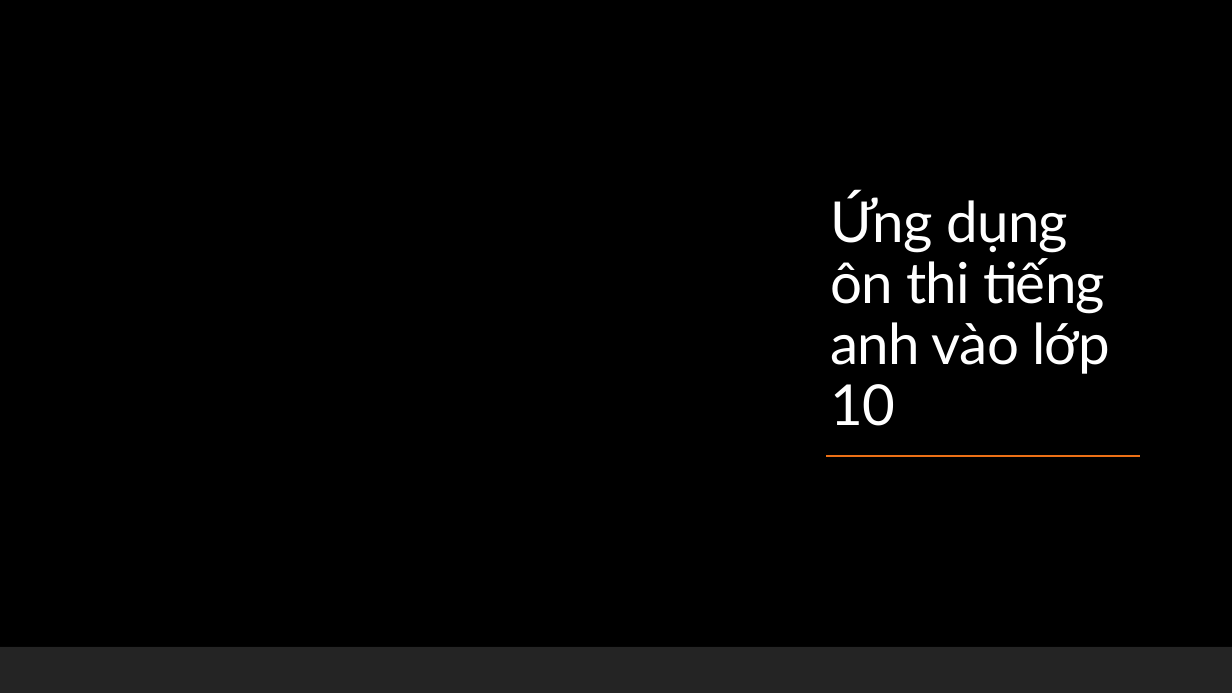
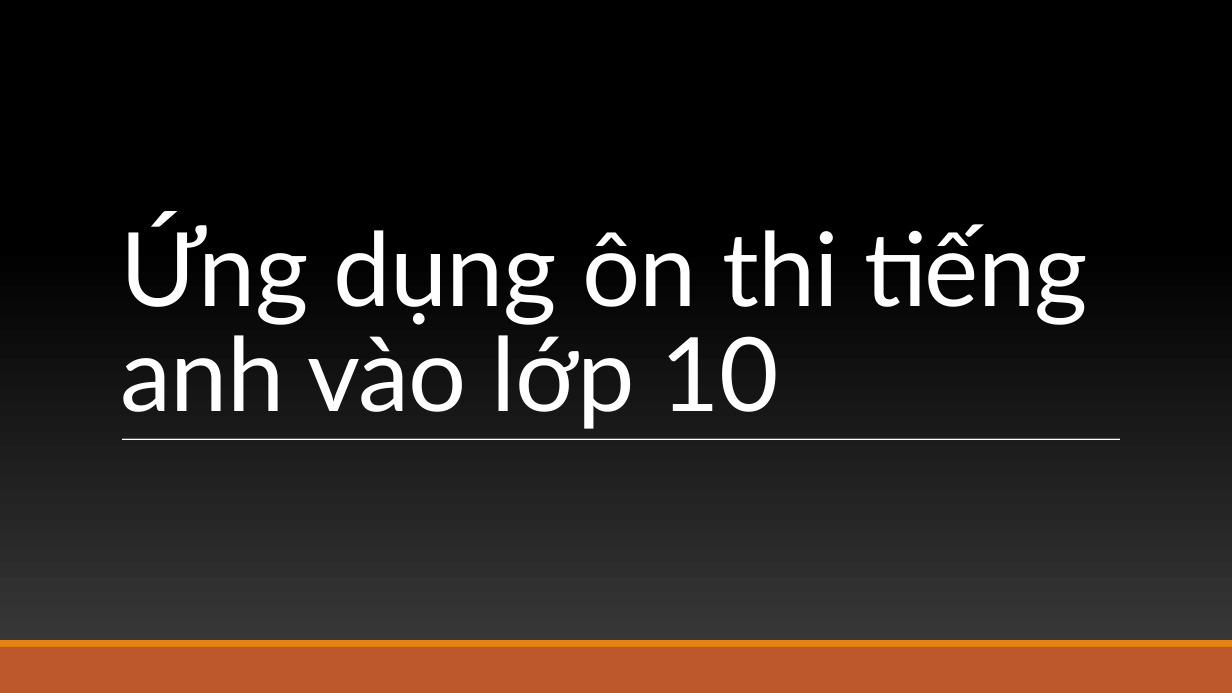
Before and after one commit to TruongDangQuang1998/OnThiTiengAnh10, a slide deck: slide 1 of Documents/Nhom27.pptx. Drawn at 1232x693 pixels with LibreOffice and Linux fonts; fonts in the diff are those of the drawing; background and template pictures are left out. Boxes give left, top, right and bottom in pixels: in the first picture for what was removed or moved away, otherwise in the second. Text is boxed around its words. In the diff, an @@ line names an element or a change of style, - is before the commit and + after.

```diff
--- a/Documents/Nhom27.pptx
+++ b/Documents/Nhom27.pptx
@@ rectangle removed at bbox=[0, 0, 1232, 693] @@
@@ rectangle removed at bbox=[799, 125, 1167, 565] @@
@@ title "Ứng dụng ôn thi tiếng ...": place and size @@
-title "Ứng dụng ôn thi tiếng ..." at bbox=[830, 193, 1110, 426]
+title "Ứng dụng ôn thi tiếng ..." at bbox=[120, 217, 1088, 429]
@@ title "Ứng dụng ôn thi tiếng ..." at bbox=[120, 217, 1088, 429]: size 44 to 80 pt; line spacing 0.9 to 0.85 @@
@@ line added from (122, 439) to (1120, 439), #FFFFFF 0.5 pt @@
@@ line added from (122, 439) to (1120, 439), #FFFFFF 0.5 pt @@
@@ line removed from (826, 456) to (1141, 456) @@
@@ rectangle at bbox=[0, 647, 1232, 693]: fill #262626 at 95% opacity to #BD582C @@
@@ rectangle removed at bbox=[0, 647, 1232, 693] @@
@@ rectangle added at bbox=[0, 640, 1232, 647], fill #E48312 @@
```
Also in this commit, not shown: 17 other slides changed, 2 slides added, 1 other file.
